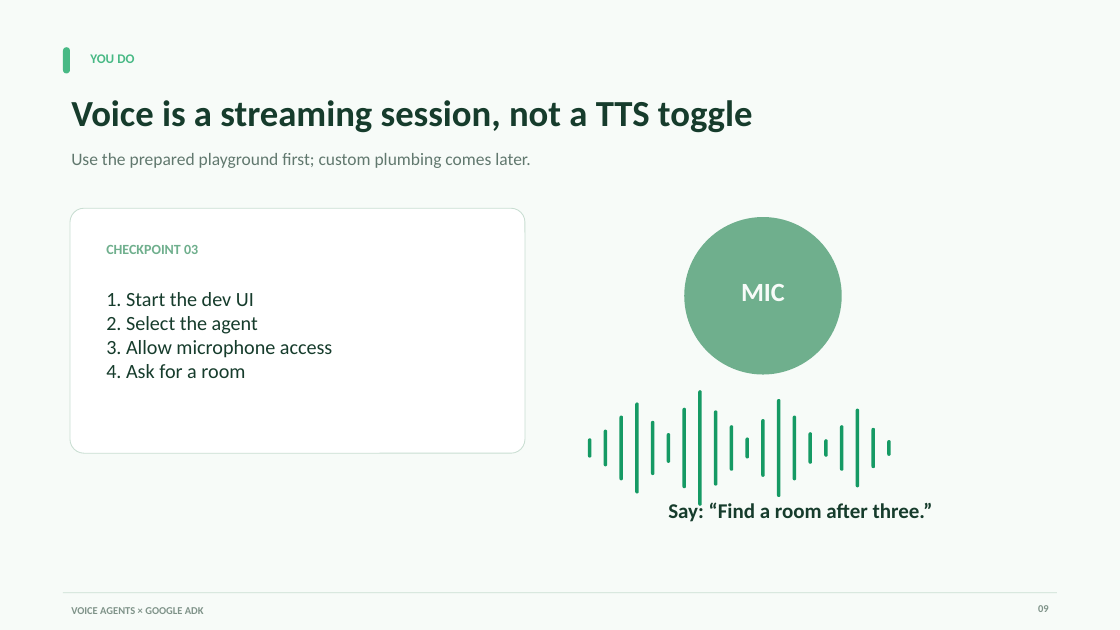
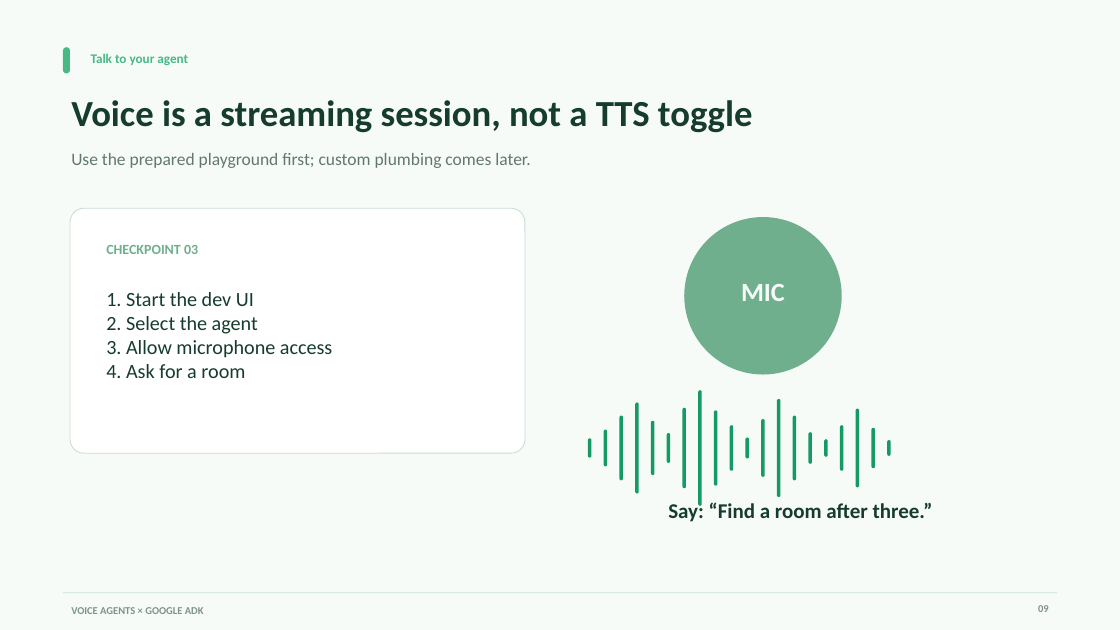
Before and after one commit to aswincsekar/adk-voice-workshop, a slide deck: slide 9 of slides/google-adk-voice-agents-workshop.pptx. Drawn at 1120x630 pixels with LibreOffice and Linux fonts; fonts in the diff are those of the drawing. Boxes give left, top, right and bottom in pixels: in the first picture for what was removed or moved away, otherwise in the second. Text is boxed around its words. In the diff, an @@ line names an element or a change of style, - is before the commit and + after.

```diff
--- a/slides/google-adk-voice-agents-workshop.pptx
+++ b/slides/google-adk-voice-agents-workshop.pptx
@@ text at [91,53,188,65]: text changed @@
-YOU DO
+Talk to your agent
```
Also in this commit, not shown: 17 other slides changed.
